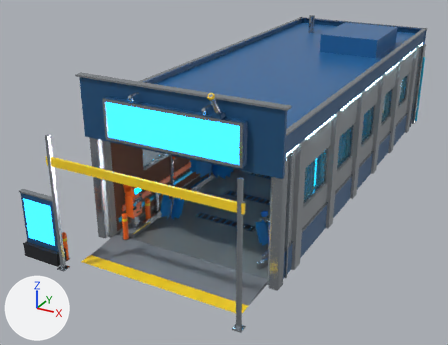
Renders of the Blender file examples/cannon_car_wash/blender/cannon_car_wash.blend from each side of a commit.
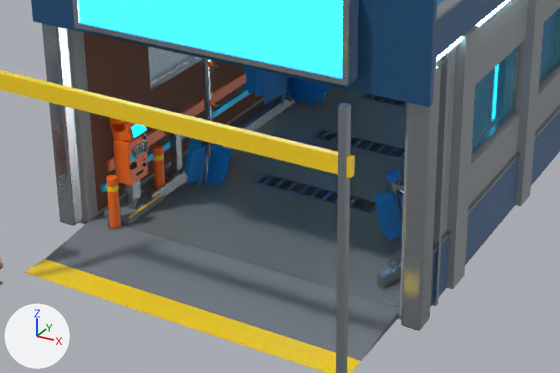
Each version appears first whole from a 50 mm lens placed at (10.0, -24.5, 11.3), pointed at (-2.0, -2.5, 0.4), and next in a close-up on the part from 15% to 78% of the width and 36% to 90% of the height. The axes (+X, +Y, +Z) are drawn at lower left. The lights are the same throughout. The older version's two pictures come first.

The first close-up shows 'ericrolph_cannon_car_wash_CarWash_Wall_Left', 'ericrolph_cannon_car_wash_CarWash_Wall_Right', 'ericrolph_cannon_car_wash_StaticBatch_brush_blue', 'ericrolph_cannon_car_wash_StaticBatch_concrete', 'ericrolph_cannon_car_wash_StaticBatch_deep_blue', 'ericrolph_cannon_car_wash_StaticBatch_exterior_cmu', 'ericrolph_cannon_car_wash_StaticBatch_glass', 'ericrolph_cannon_car_wash_StaticBatch_hazard_yellow', 'ericrolph_cannon_car_wash_StaticBatch_interior_brick', 'ericrolph_cannon_car_wash_StaticBatch_rubber', 'ericrolph_cannon_car_wash_StaticBatch_safety_orange', 'ericrolph_cannon_car_wash_StaticBatch_screen', 'ericrolph_cannon_car_wash_StaticBatch_sign_face', 'ericrolph_cannon_car_wash_StaticBatch_stainless', 'ericrolph_cannon_car_wash_WetFloorFinish' and 9 more.
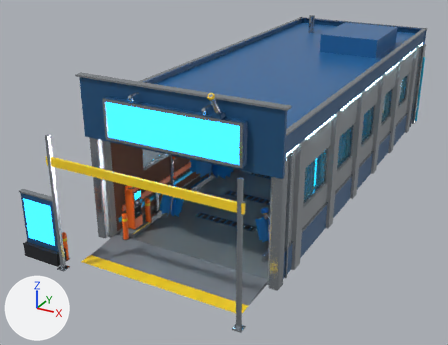
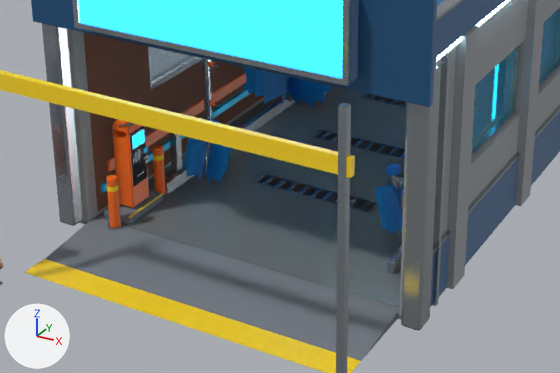
ob_ericrolph_cannon_car_wash_wheelscrub_l_spinner is not drawn itself; it is the parent of ob_ericrolph_cannon_car_wash_wheelscrub_l_cardfan, ob_ericrolph_cannon_car_wash_wheelscrub_l_core.
ob_ericrolph_cannon_car_wash_wheelscrub_r_spinner is not drawn itself; it is the parent of ob_ericrolph_cannon_car_wash_wheelscrub_r_cardfan, ob_ericrolph_cannon_car_wash_wheelscrub_r_core.

Location of each change, [x1, y1, x2, y2] in pixels of the close-ups (560 x 373 px; the box of a moved part takes in the faces that stretch with it):
'ericrolph_cannon_car_wash_WheelScrub_L_CardFan', moved
    before: [184, 138, 232, 189]
    after: [183, 137, 231, 183]
'ericrolph_cannon_car_wash_WheelScrub_R_CardFan', moved
    before: [375, 189, 403, 242]
    after: [375, 182, 404, 234]
'ericrolph_cannon_car_wash_StaticBatch_brush_blue', reshaped
    before: [386, 170, 401, 182]
    after: [209, 119, 401, 175]
'ericrolph_cannon_car_wash_StaticBatch_screen', reshaped
    before: [132, 60, 211, 138]
    after: [132, 60, 211, 149]
'ericrolph_cannon_car_wash_WheelScrub_L_Core', moved
    before: [201, 141, 211, 184]
    after: [202, 141, 211, 178]
'ericrolph_cannon_car_wash_WheelScrub_R_Core', moved
    before: [396, 190, 404, 226]
    after: [396, 182, 404, 230]
part 1 of me_ericrolph_cannon_car_wash_staticbatch_stainless_mesh, moved or reshaped
    before: [124, 180, 141, 204]
    after: [118, 122, 134, 126]
part 2 of me_ericrolph_cannon_car_wash_staticbatch_stainless_mesh, deleted
    before: [377, 262, 401, 289]
part 3 of me_ericrolph_cannon_car_wash_staticbatch_stainless_mesh, deleted
    before: [128, 191, 145, 209]
part 4 of me_ericrolph_cannon_car_wash_staticbatch_stainless_mesh, moved or reshaped
    before: [129, 98, 295, 199]
    after: [132, 98, 295, 195]
part 5 of me_ericrolph_cannon_car_wash_staticbatch_stainless_mesh, moved or reshaped
    before: [390, 180, 404, 193]
    after: [390, 174, 404, 186]
part 6 of me_ericrolph_cannon_car_wash_staticbatch_brush_blue_mesh, moved or reshaped
    before: [386, 170, 401, 182]
    after: [386, 164, 401, 175]
part 7 of me_ericrolph_cannon_car_wash_staticbatch_safety_orange_mesh, deleted (orange)
    before: [113, 133, 148, 186]
part 8 of me_ericrolph_cannon_car_wash_staticbatch_safety_orange_mesh, moved or reshaped
    before: [110, 118, 147, 141]
    after: [112, 119, 149, 208]
part 9 of me_ericrolph_cannon_car_wash_staticbatch_rubber_mesh, added (black)
    after: [130, 126, 147, 186]
part 10 of me_ericrolph_cannon_car_wash_staticbatch_screen_mesh, moved or reshaped
    before: [132, 124, 146, 138]
    after: [132, 130, 144, 149]

What changed in the scene script:
```text
Change me_ericrolph_cannon_car_wash_staticbatch_stainless_mesh:
    remove me_ericrolph_cannon_car_wash_staticbatch_stainless_mesh.from_pydata(...)  # 5316 vertices, 4102 faces; spans x -1.8..7.0, y -5.7..15.7, z -3.3..3.1
    add me_ericrolph_cannon_car_wash_staticbatch_stainless_mesh.from_pydata(...)  # 5364 vertices, 4128 faces; spans x -1.8..7.0, y -5.7..15.7, z -3.3..3.1
    me_ericrolph_cannon_car_wash_staticbatch_stainless_mesh part 1: the loose piece of 56 vertices spanning x 0.5..0.7, y -2.6..-2.3, z -3.1..-2.6 is scaled about its middle by (1.64, 2.21, 0.0367), then moved by (0.1, 0.0, 1.5)
    me_ericrolph_cannon_car_wash_staticbatch_stainless_mesh part 2: the loose piece of 8 vertices spanning x 5.7..6.0, y -2.7..-2.1, z -3.2..-3.0 is deleted
    me_ericrolph_cannon_car_wash_staticbatch_stainless_mesh part 3: the loose piece of 8 vertices spanning x 0.5..0.8, y -2.7..-2.1, z -3.2..-3.0 is deleted
    me_ericrolph_cannon_car_wash_staticbatch_stainless_mesh part 4: 30 vertices moved from x 0.3..1.4, y -2.6..-0.8, z -3.0..-2.0 to x 0.3..1.4, y -2.6..-0.8, z -3.0..-1.9; 95 vertices removed from x 0.3..1.5, y -2.7..-0.8, z -3.2..-1.4; 79 vertices added at x 0.3..1.5, y -2.6..-0.8, z -3.2..-1.6
    me_ericrolph_cannon_car_wash_staticbatch_stainless_mesh part 5: 13 vertices moved from x 5.2..6.3, y -1.0..-0.8, z -2.4..-2.1 to x 5.2..6.3, y -1.0..-0.8, z -2.3..-1.9; 35 vertices removed from x 5.1..6.1, y -1.0..-0.8, z -2.4..-2.1; 35 vertices added at x 5.1..6.1, y -1.0..-0.8, z -2.3..-1.9
    other edits to the shape of me_ericrolph_cannon_car_wash_staticbatch_stainless_mesh do not show in these pictures
Change me_ericrolph_cannon_car_wash_staticbatch_brush_blue_mesh:
    where me_ericrolph_cannon_car_wash_staticbatch_brush_blue_mesh.from_pydata(...)  # 296 vertices, 278 faces; spans x -0.65..4.78, y -3.8..9.33, z -3.64..0.13
    me_ericrolph_cannon_car_wash_staticbatch_brush_blue_mesh part 6: the loose piece of 56 vertices spanning x 4.05..4.27, y -3.8..-3.6, z -2.64..-2.46 is moved by (0.0, 0.0, 0.13)
Change me_ericrolph_cannon_car_wash_staticbatch_safety_orange_mesh:
    used by ob_ericrolph_cannon_car_wash_staticbatch_safety_orange; location = (-2.58, -5.6, 1.23); rotation_euler = (0.0, 1.749, 0.0), in degrees (0, 100, 0)
    remove me_ericrolph_cannon_car_wash_staticbatch_safety_orange_mesh.from_pydata(...)  # 1544 vertices, 1286 faces; spans x -2.7..1.6, y -5.4..15.5, z -2.4..6.2
    add me_ericrolph_cannon_car_wash_staticbatch_safety_orange_mesh.from_pydata(...)  # 1404 vertices, 1142 faces; spans x -2.7..1.6, y -5.4..15.5, z -2.4..6.2
    me_ericrolph_cannon_car_wash_staticbatch_safety_orange_mesh part 7: the loose piece of 56 vertices spanning x -0.4..0.5, y -2.9..-2.4, z -0.3..0.2 is deleted
    me_ericrolph_cannon_car_wash_staticbatch_safety_orange_mesh part 8: 34 vertices moved from x -0.9..-0.5, y -2.9..-2.4, z -0.4..-0.1 to x -0.8..0.9, y -2.9..-2.4, z -0.4..-0.1; 217 vertices removed from x -0.9..-0.3, y -2.9..-2.4, z -0.4..0.1; 105 vertices added at x -0.8..0.9, y -2.9..-2.4, z -0.3..0.3
    other edits to the shape of me_ericrolph_cannon_car_wash_staticbatch_safety_orange_mesh do not show in these pictures
Change me_ericrolph_cannon_car_wash_staticbatch_rubber_mesh:
    used by ob_ericrolph_cannon_car_wash_staticbatch_rubber; location = (-1.1, 8.12, 3.52); rotation_euler = (-0.32, 0.0, 0.0), in degrees (-18, 0, 0)
    remove me_ericrolph_cannon_car_wash_staticbatch_rubber_mesh.from_pydata(...)  # 256 vertices, 182 faces; spans x -4.0..4.0, y -17.6..0.0, z -9.5..0.2
    add me_ericrolph_cannon_car_wash_staticbatch_rubber_mesh.from_pydata(...)  # 488 vertices, 366 faces; spans x -4.0..4.2, y -17.6..0.0, z -9.5..0.2
    me_ericrolph_cannon_car_wash_staticbatch_rubber_mesh part 9: a new loose piece of 56 vertices spanning x -1.4, y -15.2..-14.5, z -7.9..-6.7, in mat_ericrolph_cannon_car_wash_rubber (black #1d1f24)
    other edits to the shape of me_ericrolph_cannon_car_wash_staticbatch_rubber_mesh do not show in these pictures
Change me_ericrolph_cannon_car_wash_staticbatch_screen_mesh:
    remove me_ericrolph_cannon_car_wash_staticbatch_screen_mesh.from_pydata(...)  # 104 vertices, 90 faces; spans x -0.02..6.12, y -3.43..10.05, z -0.84..0.75
    add me_ericrolph_cannon_car_wash_staticbatch_screen_mesh.from_pydata(...)  # 104 vertices, 90 faces; spans x -0.02..6.12, y -3.42..10.05, z -1.07..0.75
    me_ericrolph_cannon_car_wash_staticbatch_screen_mesh part 10: the loose piece of 56 vertices spanning x 0.58..0.66, y -3.43..-3.07, z -0.84..-0.62 is scaled about its middle by (0.076, 0.943, 1.12), then moved by (-0.02, 0.0, -0.22)
Change ob_ericrolph_cannon_car_wash_wheelscrub_l_spinner:
    ob_ericrolph_cannon_car_wash_wheelscrub_l_spinner.location: (-2.05, -6.7, 0.55) -> (-2.05, -6.7, 0.68)
Change ob_ericrolph_cannon_car_wash_wheelscrub_r_spinner:
    ob_ericrolph_cannon_car_wash_wheelscrub_r_spinner.location: (2.05, -6.7, 0.55) -> (2.05, -6.7, 0.68)
```
